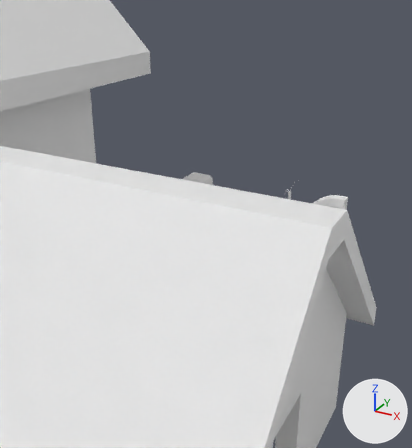
One commit to the FBX model Assets/Origin/Model/County/County.fbx: the scene before it, then after it.
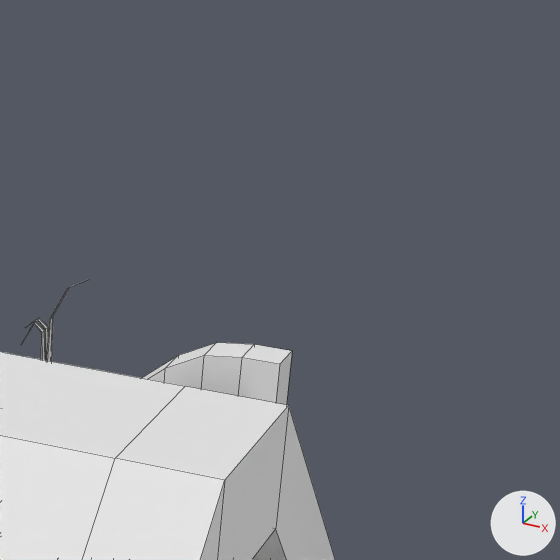
Each version is shown from a 50 mm camera at (8.87, -3.93, 7.47) aimed at (0.43, 11.41, -0.2), then close up on the part from 68% to 100% of the width and 25% to 55% of the height. The axes (+X, +Y, +Z) are drawn at lower right. The lights are the same throughout. The close-ups show mesh edges as thin lines.

In view in the first close-up: 'Gate', 'Grass', 'OriginHouse'.
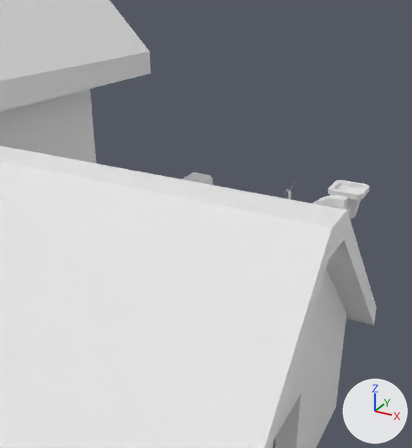
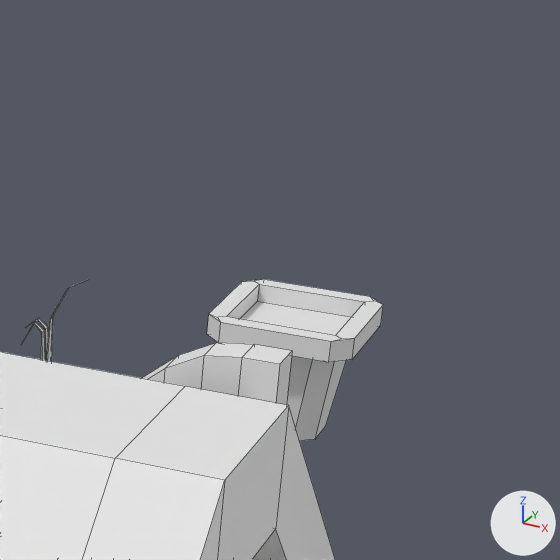
Boxes [x1, y1, x2, y2] around the edits, measured in the close-ups (560 x 560 px):
```json
{"object": "Pot", "change": "added", "after": [207, 279, 383, 441]}
```

The change, as JSON lines over the scene's bpy script:
```json
{"op": "add", "block": "me_plane_005", "code": ["me_plane_005 = bpy.data.meshes.new('Plane.005')", "me_plane_005.from_pydata(...)  # 44 vertices, 38 faces; spans x -0.574..0.574, y -0.574..0.574, z 0.0..0.996"]}
{"op": "add", "block": "ob_pot", "code": ["ob_pot = bpy.data.objects.new('Pot', me_plane_005)", "ob_pot.location = (4.428, 13.953, 0.0)"]}
```
